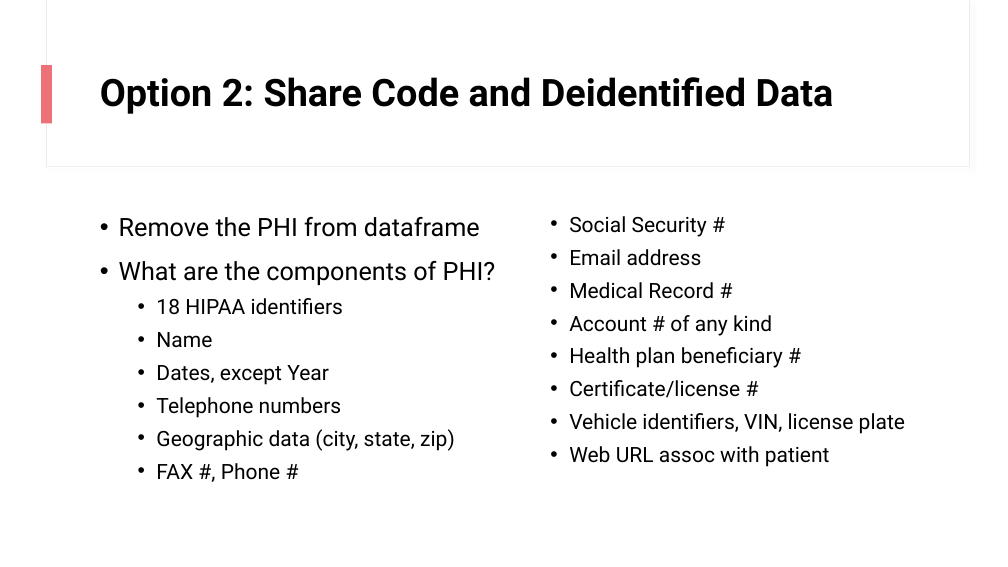
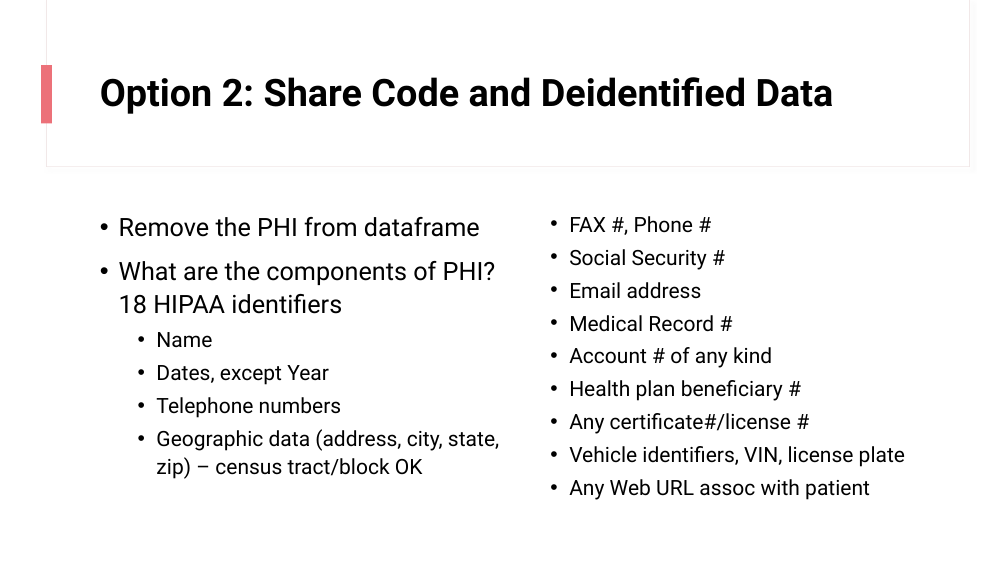
Before and after one commit to higgi13425/rmrwr-book, a slide deck: slide 12 of data/PHI_data.pptx (slide 10 before the commit). Drawn at 1008x567 pixels with LibreOffice and Linux fonts; fonts in the diff are those of the drawing. Boxes give left, top, right and bottom in pixels: in the first picture for what was removed or moved away, otherwise in the second. Text is boxed around its words. In the diff, an @@ line names an element or a change of style, - is before the commit and + after.

```diff
--- a/data/PHI_data.pptx
+++ b/data/PHI_data.pptx
@@ text at box(119, 261, 496, 314): text changed @@
-• What are the components of PHI?
-  • 18 HIPAA identifiers
+• What are the components of PHI? 18 HIPAA identifiers
@@ text at box(569, 413, 791, 434): text changed @@
-  • Certificate/license #
+  • Any certificate#/license #
@@ text at box(156, 429, 499, 479): text changed @@
-  • Geographic data (city, state, zip)
+  • Geographic data (address, city, state, zip) – census tract/block OK
@@ text at box(569, 479, 870, 500): text changed @@
-  • Web URL assoc with patient
+  • Any Web URL assoc with patient
```
Also in this commit, not shown: 10 other slides changed, 3 slides added, 1 other file.
